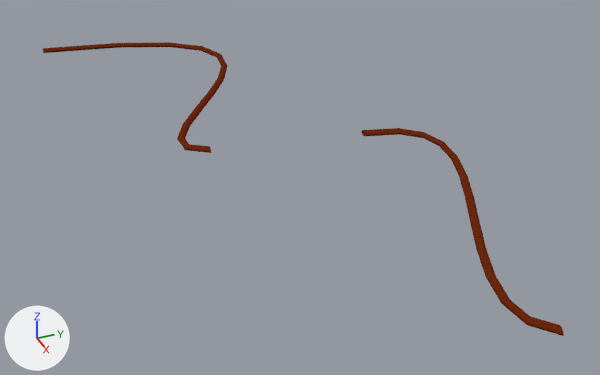
Before and after pictures for a commit that changed the Blender file 01_Models/liane.blend.
Both versions are drawn from a 50 mm camera at (8.47, -6.25, 5.01) aimed at (-1.27, -2.34, -0.64). Every picture has the same lights, and +X, +Y and +Z are marked at lower left.

Names of what the first picture shows: 'BezierCurve', 'BezierCurve.001'.
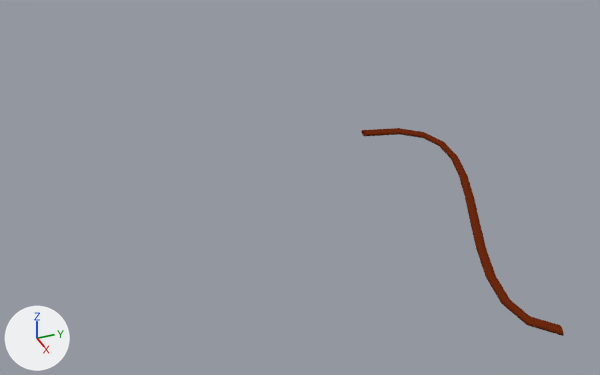
The change, as a diff of the scene's bpy script:
```diff
--- a/01_Models/liane.blend.py
+++ b/01_Models/liane.blend.py
@@ ob_beziercurve_001 @@
-ob_beziercurve_001 = bpy.data.objects.new('BezierCurve.001', cu_beziercurve_001)
-ob_beziercurve_001.location = (-5.12, 0.0, 0.0)
-ob_beziercurve_001.scale = (1.99, 1.44, 1.05)
```

Boxes (x1, y1, x2, y2) around the edits, measured in the pictures (600 x 375 px):
'BezierCurve.001', deleted (brown)
    before: (43, 42, 228, 153)
